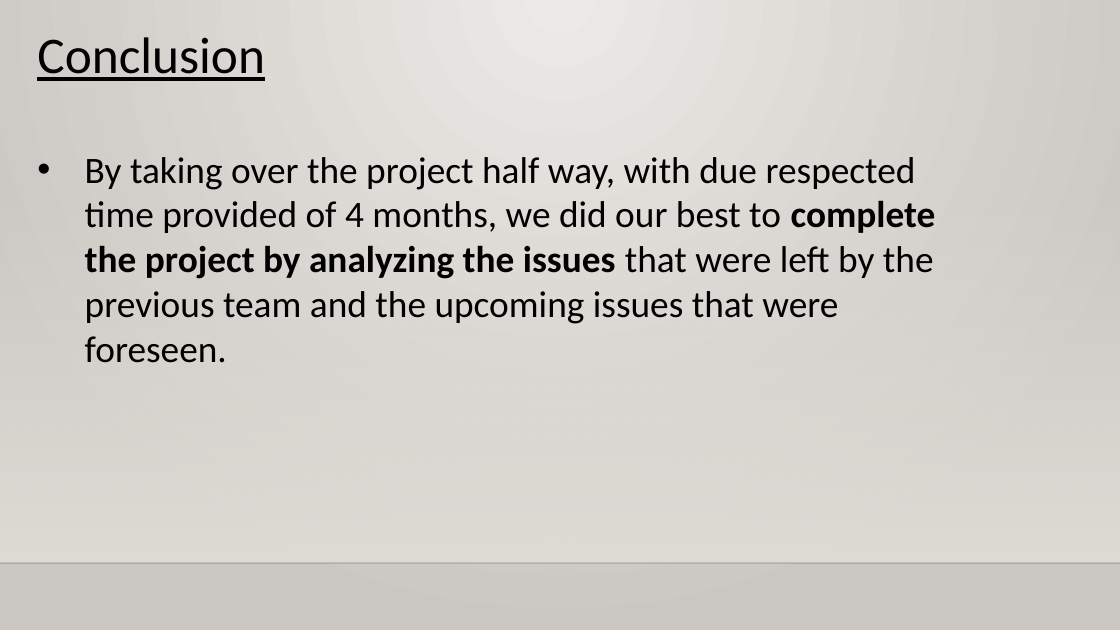
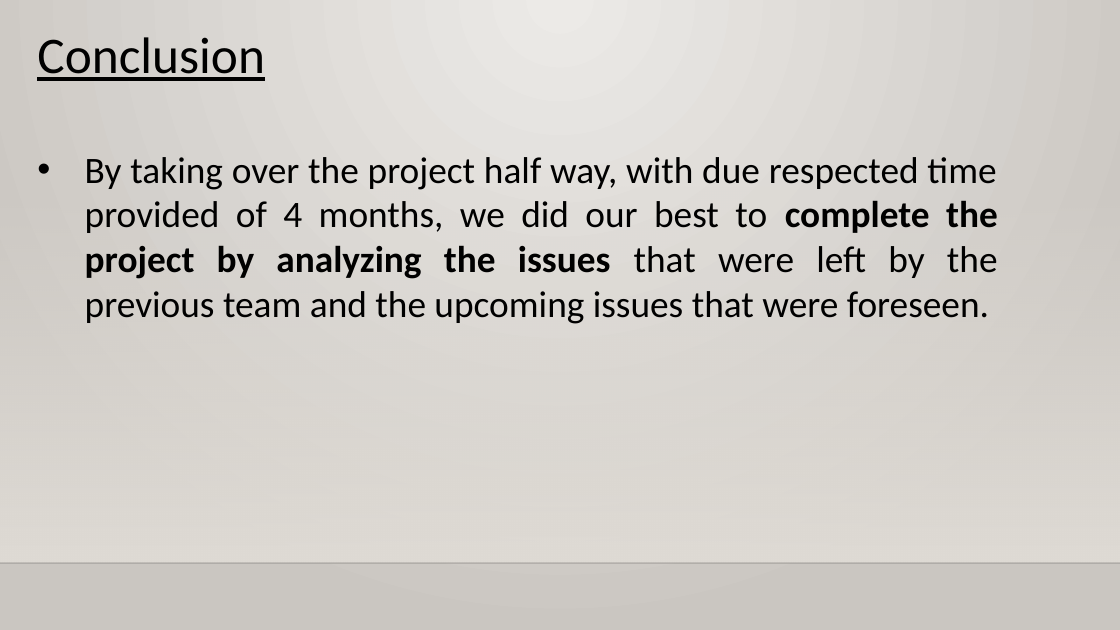
Before and after one commit to XtremisStudio/Project-Management, a slide deck: slide 37 of DONE/[done]PRMGT_Presentation.pptx. Drawn at 1120x630 pixels with LibreOffice and Linux fonts; fonts in the diff are those of the drawing; background and template pictures are left out. Boxes give left, top, right and bottom in pixels: in the first picture for what was removed or moved away, otherwise in the second. Text is boxed around its words. In the diff, an @@ line names an element or a change of style, - is before the commit and + after.

```diff
--- a/DONE/[done]PRMGT_Presentation.pptx
+++ b/DONE/[done]PRMGT_Presentation.pptx
@@ text "By taking over the project ..." at (85,157,998,324): alignment left to justified @@
```
Also in this commit, not shown: 1 other slide changed.
